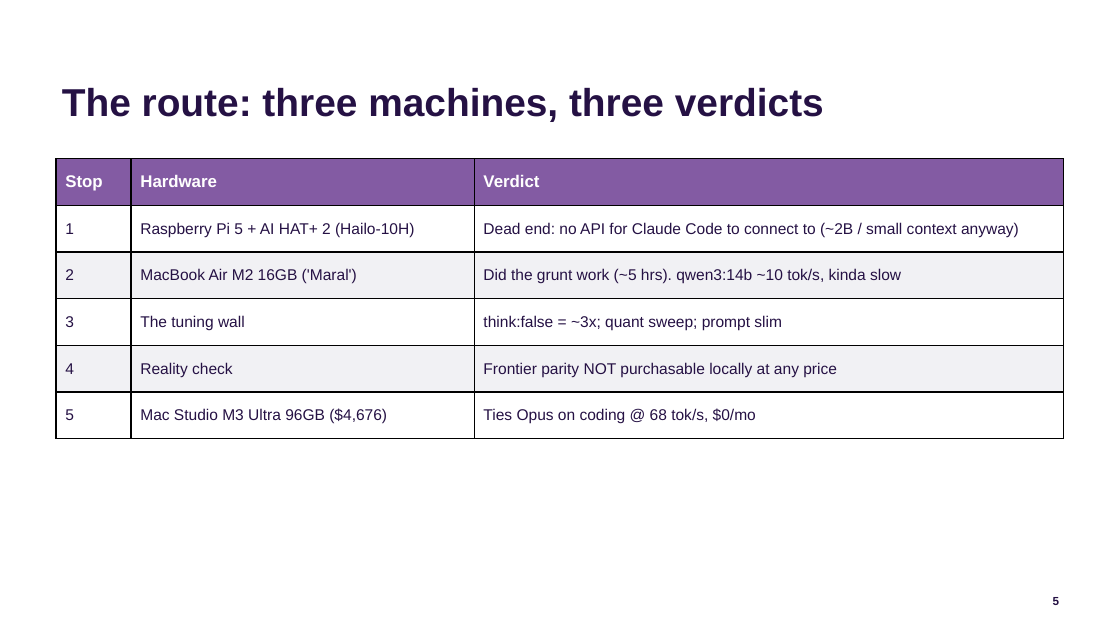
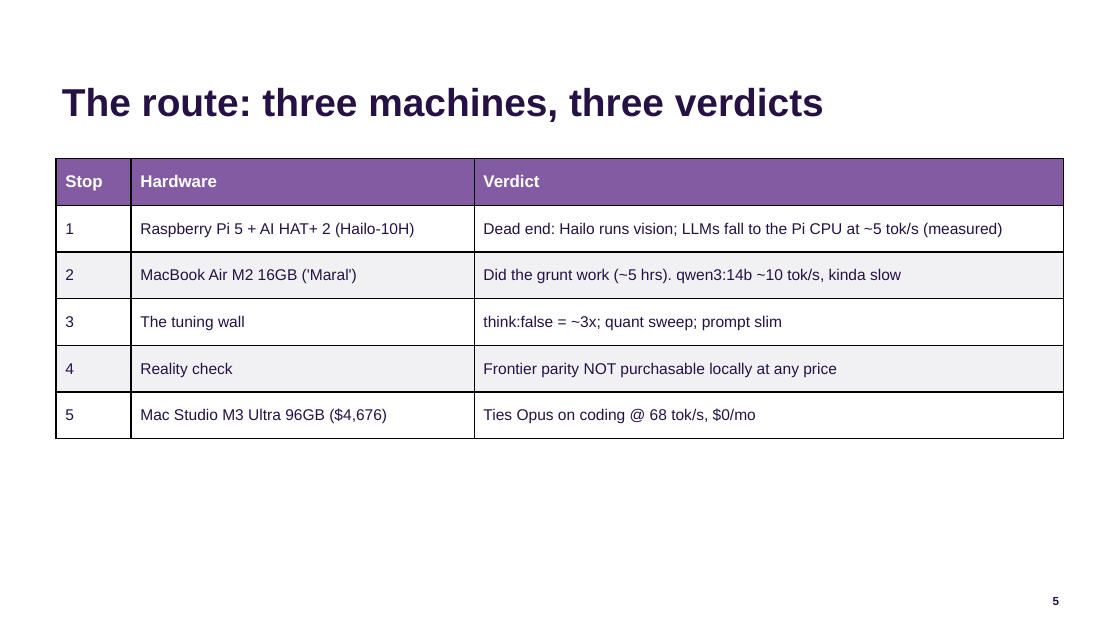
Before and after one commit to jconnolly/local-llm-pi5, a slide deck: slide 5 of local-llm-datasociety.pptx. Drawn at 1120x630 pixels with LibreOffice and Linux fonts; fonts in the diff are those of the drawing; background and template pictures are left out. Boxes give left, top, right and bottom in pixels: in the first picture for what was removed or moved away, otherwise in the second. Text is boxed around its words. In the diff, an @@ line names an element or a change of style, - is before the commit and + after.

Commit message:
Verify Hailo claims against the actual Pi; correct two wrong claims
SSH'd into the live Pi 5 + Hailo-10H (software2159). Findings:
- CONFIRMED: Pi 5 + Hailo-10H, 40 TOPS INT4 (not INT8), 8GB, HailoRT 5.1.1
- WRONG: 'no Ollama/Anthropic endpoint' -- ollama runs on the Pi at :11434 (qwen2.5-coder 3b/7b)
- WRONG: '~1-2B class' -- it's 3-8B models, on the CPU
- REAL story: every Hailo .hef is vision (YOLO/ResNet); LLMs fall to the Pi 5 CPU
  (size_vram=0), measured qwen2.5-coder:3b at 5 tok/s decode / 9.6 prefill.
  Hailo LLM path needs Hailo's gen_ai build pipeline, not a drop-in endpoint.
- Rewrote dead-end + show-work slides (both decks) to the verified version + the
  'I SSH'd in and measured it' credibility beat. Fixed INT8->INT4 and trip-table row.

```diff
--- a/local-llm-datasociety.pptx
+++ b/local-llm-datasociety.pptx
@@ table at [56,159,1064,439] @@
-row 2, column 3: Dead end: no API for Claude Code to connect to (~2B / small context anyway)
+row 2, column 3: Dead end: Hailo runs vision; LLMs fall to the Pi CPU at ~5 tok/s (measured)
```
Also in this commit, not shown: 2 other slides changed, 4 other files.
